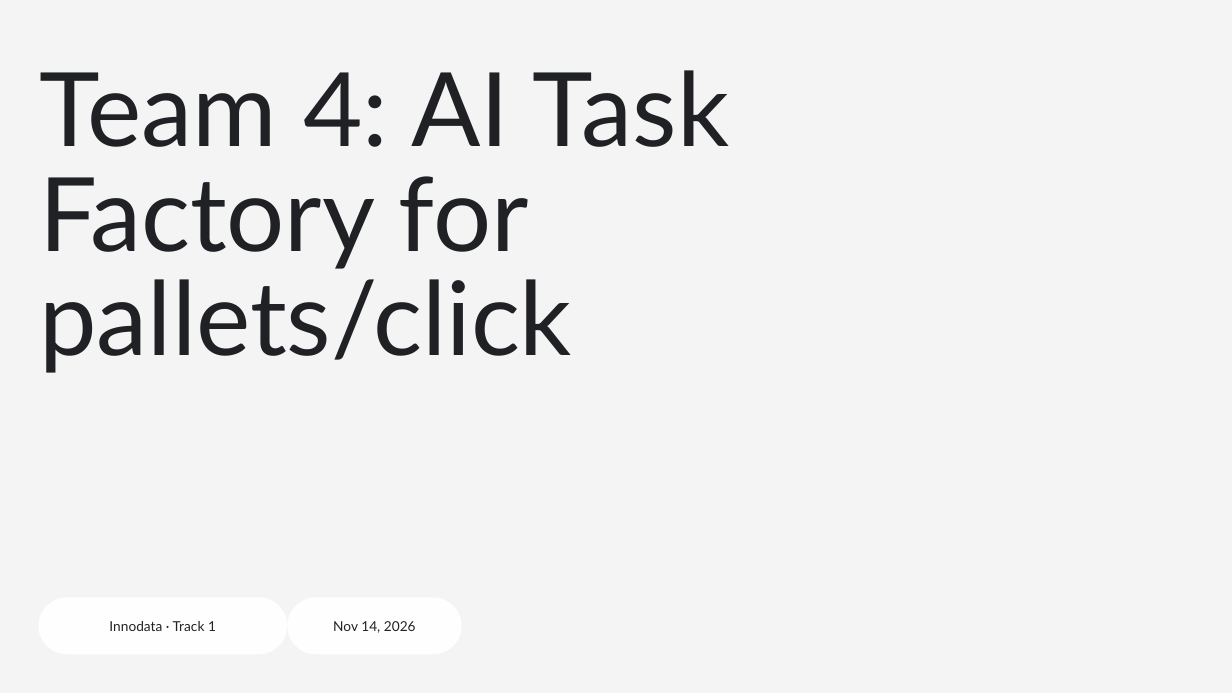
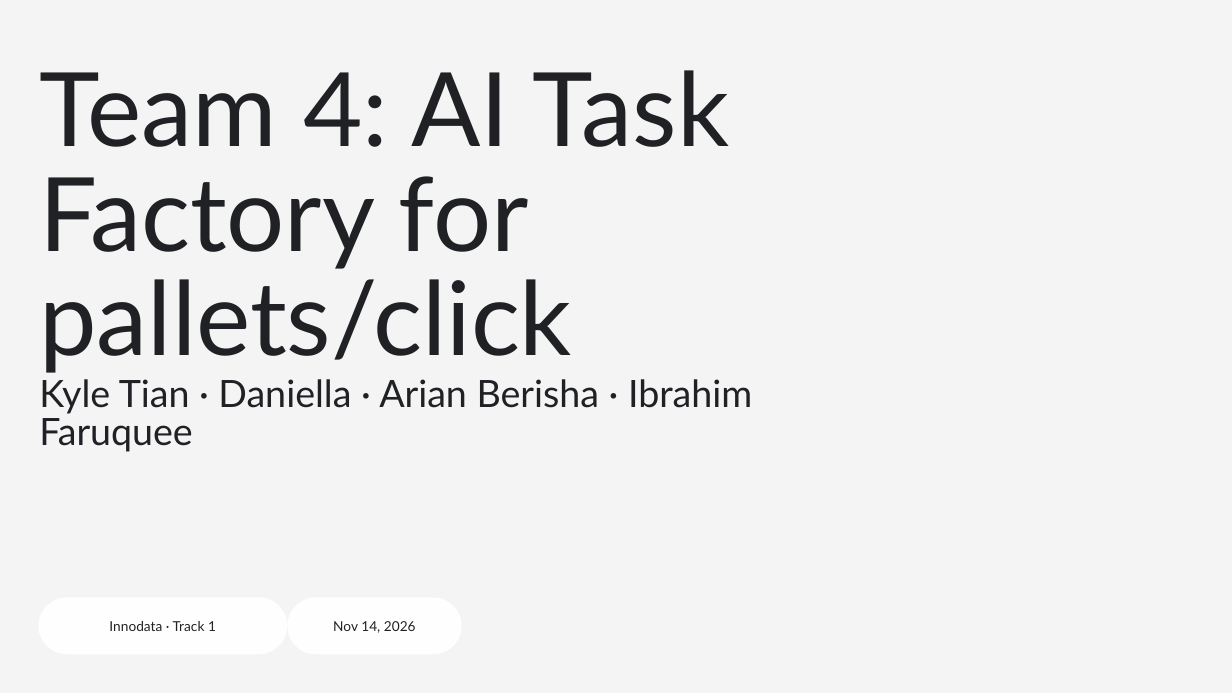
Before and after one commit to Daniellaguips/team4_track1, a slide deck: slide 1 of track1_submission/team4_presentation_FINAL.pptx. Drawn at 1232x693 pixels with LibreOffice and Linux fonts; fonts in the diff are those of the drawing; background and template pictures are left out. Boxes give left, top, right and bottom in pixels: in the first picture for what was removed or moved away, otherwise in the second. Text is boxed around its words. In the diff, an @@ line names an element or a change of style, - is before the commit and + after.

Commit message:
Presentation: fix slide 3 caption overlap; team names on slide 1; 24/24 on slide 4; mark feedback loop experimental on slide 2; key finding on slide 5. Submitted ZIP unchanged.

```diff
--- a/track1_submission/team4_presentation_FINAL.pptx
+++ b/track1_submission/team4_presentation_FINAL.pptx
@@ title at <box>39,379,752,452</box>: paragraph added @@
+Kyle Tian · Daniella · Arian Berisha · Ibrahim Faruquee
```
Also in this commit, not shown: 4 other slides changed.
